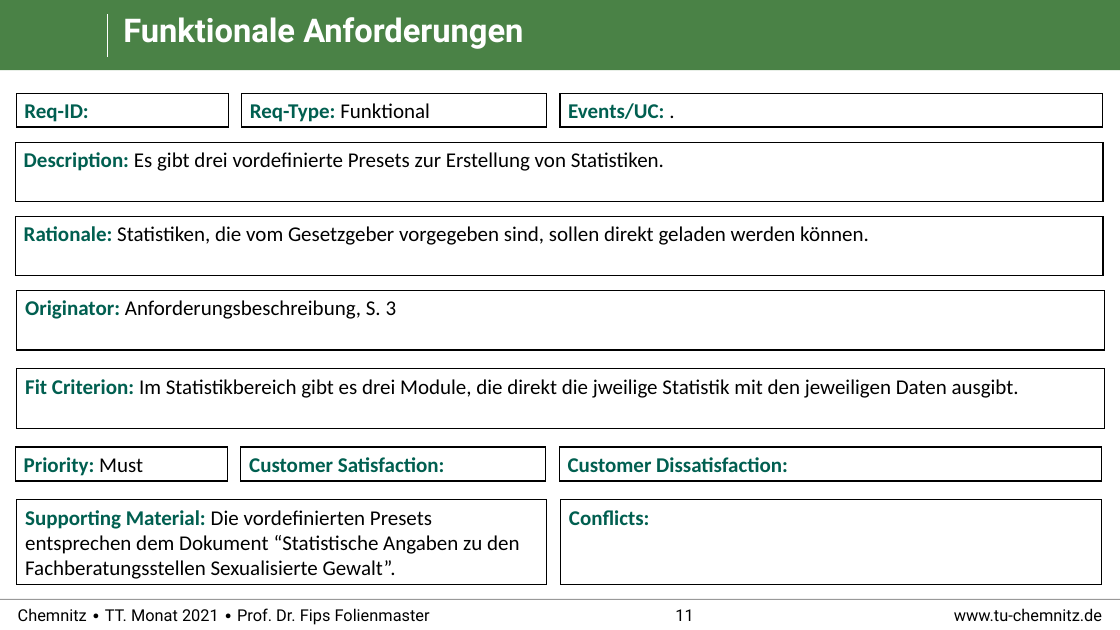
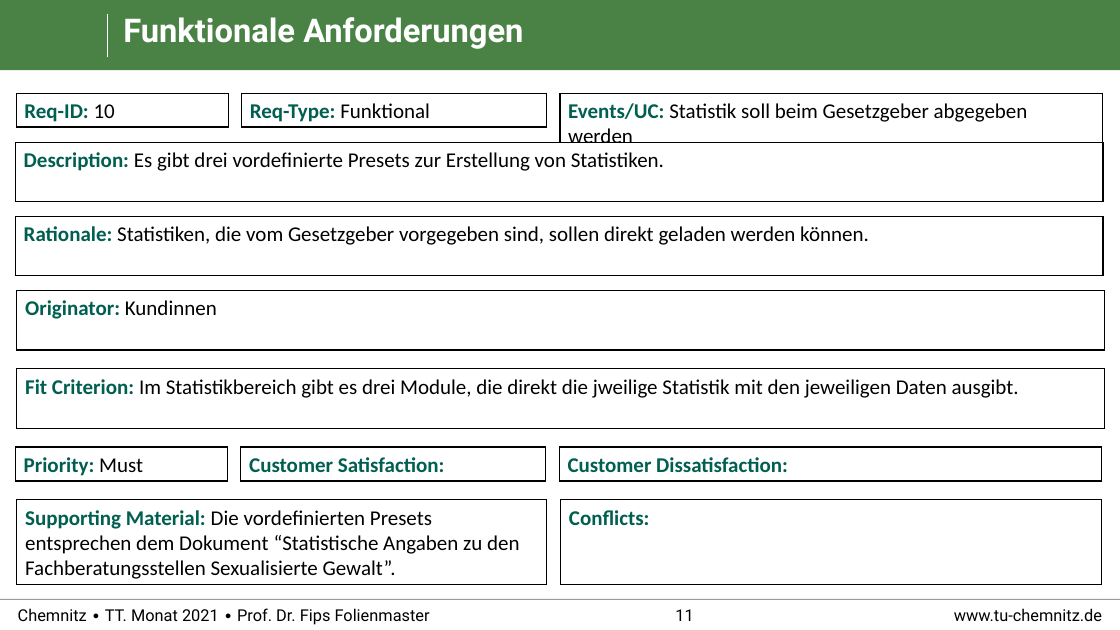
Before and after one commit to RealBiggerBo/Softwaretechnik, a slide deck: slide 11 of SnowCards_Requirements.pptx. Drawn at 1120x630 pixels with LibreOffice and Linux fonts; fonts in the diff are those of the drawing; background and template pictures are left out. Boxes give left, top, right and bottom in pixels: in the first picture for what was removed or moved away, otherwise in the second. Text is boxed around its words. In the diff, an @@ line names an element or a change of style, - is before the commit and + after.

```diff
--- a/SnowCards_Requirements.pptx
+++ b/SnowCards_Requirements.pptx
@@ text in rectangle at (24,104,115,122): text changed @@
-Req-ID:
+Req-ID: 10
@@ rectangle "Events/UC: Statistik soll beim Gesetzgeber ...": place and size @@
-rectangle "Events/UC: Statistik soll beim Gesetzgeber ..." at (560,93,1103,127)
+rectangle "Events/UC: Statistik soll beim Gesetzgeber ..." at (560,93,1103,153)
@@ text in rectangle at (568,103,1028,143): text changed; text colour #005F50 to #000000; bold off @@
-Events/UC: .
+Events/UC: Statistik soll beim Gesetzgeber abgegeben werden
@@ text in rectangle at (25,300,217,319): text changed; text colour #000000 to #005F50; bold on @@
-Originator: Anforderungsbeschreibung, S. 3
+Originator: Kundinnen
```
Also in this commit, not shown: 25 other slides changed, 1 slide removed.
